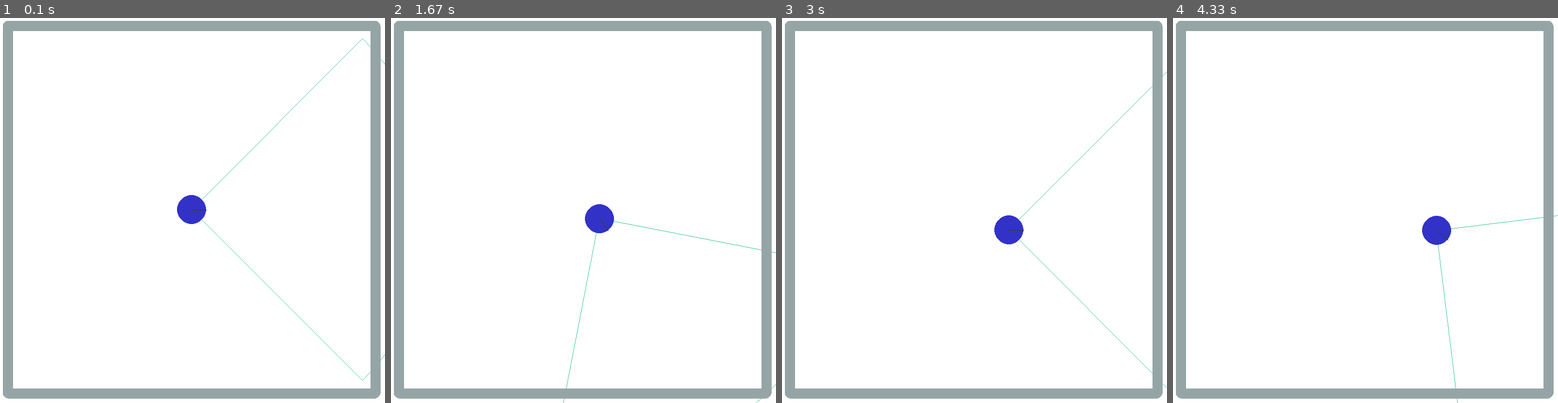
Above: before the commit, frames 1-4 (left to right).
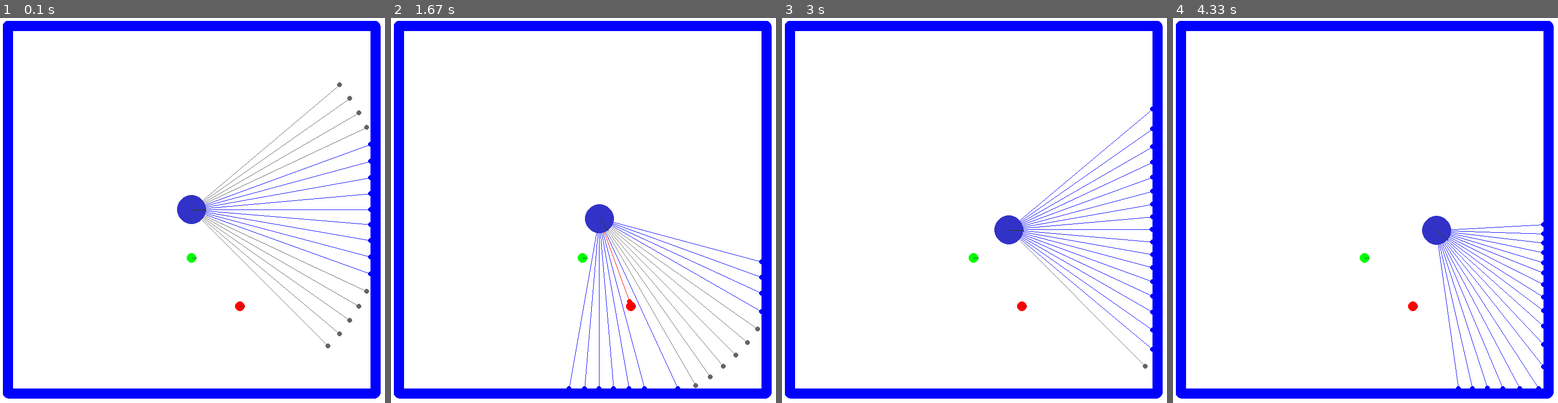
Above: after the commit, the same moments.

Repository: kvmilos/CPMII-project
Game: pygame game, started from screen_pygame.py
Same seed, same stepped clock (60 frames per second), same inputs: the game is played once before the commit and once after it.
Inputs:
- Up to frame 1 (0.1 s): no input
- Up to frame 2 (1.67 s): hold D 0.33-0.8 s; hold W 0.83-1.13 s; hold D 1.17-1.63 s
- Up to frame 3 (3 s): hold A 1.67-2.2 s; hold S 2.23-2.53 s; hold A 2.57-2.97 s
- Up to frame 4 (4.33 s): hold W 3-3.37 s; hold D 3.4-4.03 s; hold S from 4.07 s (still down)

The runs differ from the first frame. In frame 1, 11% of the frame differs, in the area x 0-100%, y 0-99%; in frame 2, 11%; in frame 3, 11%; in frame 4, 11%.

Commit message:
fix visual field, add TODOs

Diff:
--- a/classes.py
+++ b/classes.py
@@ -16,19 +16,36 @@
         (WIDTH - 20, 20, WIDTH - 20, HEIGHT - 20)
     ]
 
+    # collision types
+    ROBOT = 1
     WALL = 2
     FOOD = 3
     ENEMY = 4
 
+    # masks
+    ROBOT_MASK = 0b0001
+    WALL_MASK = 0b0010
+    FOOD_MASK = 0b0100
+    ENEMY_MASK = 0b1000
+
+
+    # mapping of 'what' -> colours
+    COLOURS = {
+        "wall": (0, 0, 255, 255),
+        "food": (0, 255, 0, 255),
+        "enemy": (255, 0, 0, 255),
+        "nothing": (100, 100, 100, 255)
+    }
+
 
 class Robot():
     # robot is a circle with a vision field, the main object in the simulation
-    def __init__(self, name, space, position = (100, 100), size = 30, angle = 0, color = (50, 50, 200, 100), vision_field_angle = 90, vision_field_range = 500):
+    def __init__(self, name, space, position = (100, 100), size = 30, angle = 0, color = (50, 50, 200, 100), vision_field_angle = 90, vision_field_range = 400):
         self.name = name
         # body is what is used to apply forces
         self.body = pymunk.Body(1, 1)
         self.body.position = position
-        self.body.angle = angle
+        self.body.angle = math.radians(angle)
         self.space = space
         self.vision_angle = vision_field_angle
         self.vision_range = vision_field_range
@@ -38,36 +55,24 @@
         self.shape.color = color
         self.body.mass = 1
         self.shape.collision_type = 1
-        self.body.collision_type = 1
+        self.shape.filter = pymunk.ShapeFilter(categories=Constants.ROBOT_MASK)
+        self.radars = []
         space.add(self.body, self.shape)
 
     def draw(self, window = None):
-        # function to draw both the robot, and its vision field
+        # # function to draw both the robot, and its vision field
         self.window = window
-        # draw the vision field as an arc
-        start_angle = self.body.angle - math.radians(self.vision_angle // 2)
-        end_angle = self.body.angle + math.radians(self.vision_angle // 2)
-        rect = pygame.Rect(self.body.position.x - self.vision_range, self.body.position.y - self.vision_range, self.vision_range * 2, self.vision_range * 2)
-        pygame.draw.arc(window, (50, 200, 150), rect, -end_angle, -start_angle, 1)
-        # draw lines at the start and end of the arc
-        start_x = self.body.position.x + self.vision_range * math.cos(start_angle)
-        start_y = self.body.position.y + self.vision_range * math.sin(start_angle)
-        end_x = self.body.position.x + self.vision_range * math.cos(end_angle)
-        end_y = self.body.position.y + self.vision_range * math.sin(end_angle)
-        pygame.draw.line(self.window, (50, 200, 150), (self.body.position.x, self.body.position.y), (start_x, start_y), 1)
-        pygame.draw.line(self.window, (50, 200, 150), (self.body.position.x, self.body.position.y), (end_x, end_y), 1)
 
-        detected_objects = self.sense()
-        for shape, point in detected_objects:
-            color = (100, 100, 100)  # default color for unknown objects
-            if shape.collision_type == Constants.WALL:
-                color = (0, 0, 255)
-            elif shape.collision_type == Constants.FOOD:
-                color = (0, 255, 0)
-            elif shape.collision_type == Constants.ENEMY:
-                color = (255, 0, 0)
+        self.radars.clear()
+        for i in range(int(self.body.angle - (self.vision_angle//2)), int(self.body.angle + (self.vision_angle//2)), 5):
+            self.sense(i, self.space)
 
-            # pygame.draw.circle(window, color, (int(point.x), int(point.y)), 5)
+        for radar in self.radars:
+            pos = radar[0]
+            dist = radar[1]
+            colour = Constants.COLOURS[radar[2]]
+            pygame.draw.line(window, colour, (self.body.position.x, self.body.position.y), (pos[0], pos[1]), 1)
+            pygame.draw.circle(window, colour, (int(pos[0]), int(pos[1])), 5)
 
         # draw space onto window
         self.space.debug_draw(pymunk.pygame_util.DrawOptions(window))
@@ -83,32 +88,50 @@
         direction = pymunk.Vec2d(math.cos(self.body.angle), math.sin(self.body.angle))
         self.body.apply_force_at_world_point(direction * force, self.body.position)
 
-    def get_angle(self) -> float:
-        # return the angle of the robot
-        return self.body.angle
+    def sense(self, degree, space):
+        # Detect objects within the robot's vision field
+        length = 0
+        detected = False
+        x = int(self.body.position.x)
+        y = int(self.body.position.y)
 
-    def get_position(self) -> tuple:
-        # return the position of the robot
-        return self.body.position
+        end_x = int(self.body.position.x + math.cos(self.body.angle - math.radians(degree)) * self.vision_range)
+        end_y = int(self.body.position.y + math.sin(self.body.angle - math.radians(degree)) * self.vision_range)
 
-    def sense(self):
-        # detect objects within the robot's vision field
-        detected_objects = []
-        start_point = self.body.position
+        # # Keep sensing as long as the length is less than vision range and the coordinates are within screen bounds
+        # while (0 <= x < Constants.WIDTH) and (0 <= y < Constants.HEIGHT) and not detected and length < self.vision_range:
+        #     length += 1
+        #     x = int(self.body.position.x + math.cos(self.body.angle - math.radians(degree)) * length)
+        #     y = int(self.body.position.y + math.sin(self.body.angle - math.radians(degree)) * length)
 
-        for angle_offset in range(-self.vision_angle // 2, self.vision_angle // 2, 3):
-            end_point = start_point + pymunk.Vec2d(self.vision_range, 0).rotated(self.body.angle + math.radians(angle_offset))
-            query = self.space.segment_query_first(start_point, end_point, 1, pymunk.ShapeFilter())
-            if query is not None:
-                detected_objects.append((query.shape, query.point))
-        print(detected_objects)
-        return detected_objects
+        query_info = space.segment_query_first(self.body.position, (end_x, end_y), 1, pymunk.ShapeFilter(mask=Constants.WALL_MASK | Constants.FOOD_MASK | Constants.ENEMY_MASK))
+        if query_info:
+            detected = True
+            shape = query_info.shape
+            x, y = query_info.point
+            shape = query_info.shape
+            if shape.collision_type == Constants.WALL:
+                what = "wall"
+            elif shape.collision_type == Constants.FOOD:
+                what = "food"
+            elif shape.collision_type == Constants.ENEMY:
+                what = "enemy"
+            else:
+                what = "nothing"
+        else:
+            what = "nothing"
+            x, y = end_x, end_y
+
+        dist = int(math.sqrt((x - self.body.position.x) ** 2 + (y - self.body.position.y) ** 2))
+        self.radars.append([(x, y), dist, what])
+
 
 class Wall():
     # wall is a static segment
     def __init__(self, space, start_x, start_y, end_x, end_y, thickness=10):
         self.body = pymunk.Body(body_type=pymunk.Body.STATIC)
         self.shape = pymunk.Segment(self.body, (start_x, start_y), (end_x, end_y), thickness)
+        self.shape.color = (0, 0, 255, 255)
         self.shape.elasticity = 0.00
         self.shape.collision_type = 2
         self.shape.friction = 1.0
@@ -120,6 +143,16 @@
         self.body = pymunk.Body(body_type=pymunk.Body.STATIC)
         self.body.position = position
         self.shape = pymunk.Circle(self.body, size)
-        self.shape.color = (255, 0, 0)
+        self.shape.color = (0, 255, 0, 255)
         self.shape.collision_type = 3
         space.add(self.body, self.shape)
+
+
+class Enemy():
+    def __init__(self, space, position, size=10):
+        self.body = pymunk.Body(body_type=pymunk.Body.STATIC)
+        self.body.position = position
+        self.shape = pymunk.Circle(self.body, size)
+        self.shape.color = (255, 0, 0, 255)
+        self.shape.collision_type = 4
+        space.add(self.body, self.shape)
--- a/simulation_pymunk.py
+++ b/simulation_pymunk.py
@@ -1,10 +1,10 @@
 import pymunk
-from classes import Robot, Wall, Constants
+from classes import Robot, Wall, Constants, Food, Enemy
 
 class Simulation():
     # class to create the simulation environment
+    def run(self):
     # function to run the simulation
-    def run(self):
         space = pymunk.Space()
         space.gravity = (0.0, 0.0)
         space.iterations = 30
@@ -14,10 +14,18 @@
         for cords in Constants.WALLS:
             wall = Wall(space, *cords)
 
+        #TODO: Add random food spawning
+        #TODO: Add enemy spawning
+        #TODO: Add enemy movement
+        #TODO (optional): Add random walls spawning
+        #TODO: Implement player-food collision - eating
+        #TODO: Implement player-enemy collision - dying/HP system (?)
+        #TODO: Add sprites for the robot, food, enemies
+        #TODO (optional): Add sounds
+        #TODO: Train an AI to play the game
 
-        # TODO: Add vision field for robot using segment_query_first (?)
-        # TODO: Add collision handler
-        # TODO: Add food(?)
-        # TODO: masks (?) for the robot to differentiate between walls, and food
+
+        Food(space, (400, 500))
+        Enemy(space, (500, 600))
 
         return space, robot
